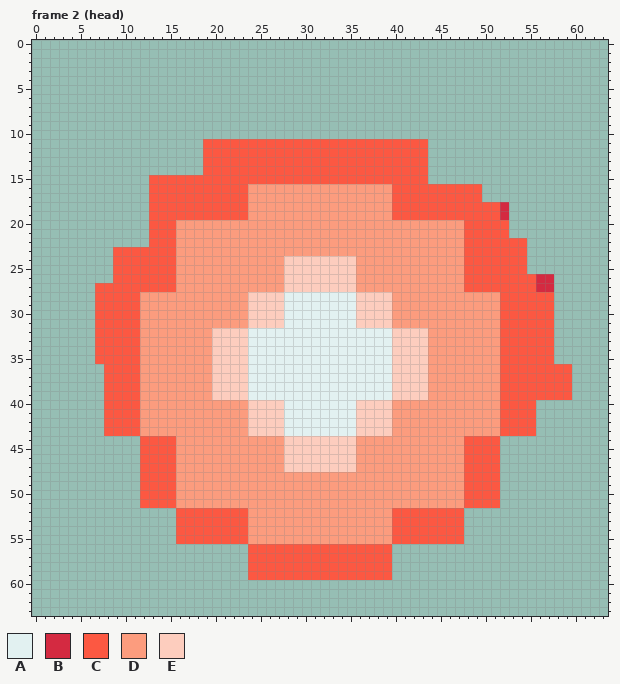
File history of a pixel-art file, games/particle-spike/assets/art/fireball_placeholder.aseprite. Above: the version before the commit.
64x64 pixels, 20 frames. Shown: frame 2 (head). The commit also changed other frames, which this record leaves out.
Palette (. is transparent): A #e2f1f1  B #d42a41  C #fc5842  D #fc9c7e  E #fdcdbe
After:
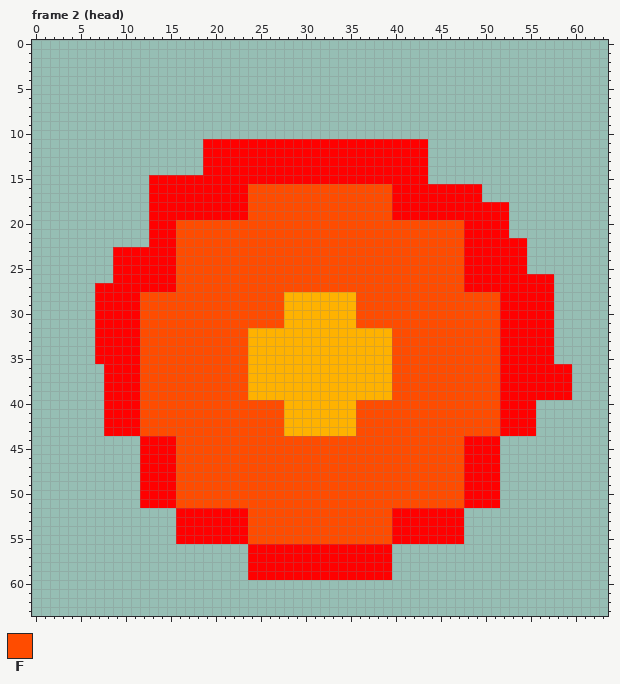
Colours new in this view: F #ff4c00
Diff:
layer "Frames" added
layer "Head" removed
Colour A changes from #e2f1f1 to #ffb200.
Colour C changes from #fc5842 to #ff0000.
Frame 2 (head), layer "Frames":
Colour B gives way to colour C in rows 18 to 19 at x 52; in rows 26 to 27 at x 56 to 57.
Colour D gives way to colour F in rows 16 to 19 at x 24 to 39; in rows 20 to 23 at x 16 to 47; in rows 24 to 27 at x 16 to 27 and 36 to 47; in rows 28 to 31 at x 12 to 23 and 40 to 51; in rows 32 to 39 at x 12 to 19 and 44 to 51; in rows 40 to 43 at x 12 to 23 and 40 to 51.
Colour D gives way to colour F in rows 44 to 47 at x 16 to 27 and 36 to 47; in rows 48 to 51 at x 16 to 47; in rows 52 to 55 at x 24 to 39.
Colour E gives way to colour F in rows 24 to 27 at x 28 to 35; in rows 28 to 31 at x 24 to 27 and 36 to 39; in rows 32 to 39 at x 20 to 23 and 40 to 43; in rows 40 to 43 at x 24 to 27 and 36 to 39; in rows 44 to 47 at x 28 to 35.
Boxes around the changes in both pictures, in picture pixels (x1, y1, x2, y2):
changed: (95, 139, 572, 580)
